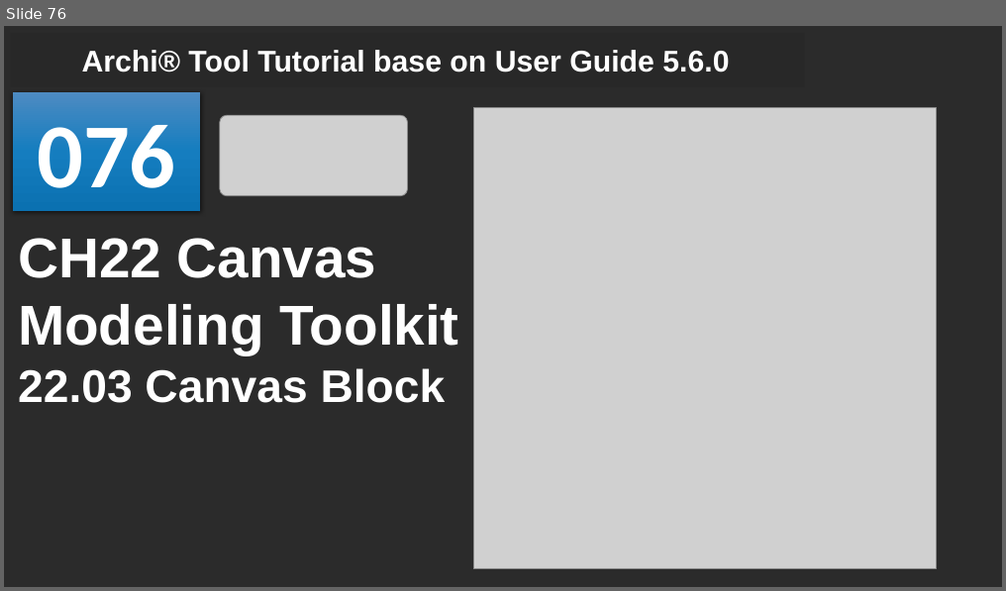
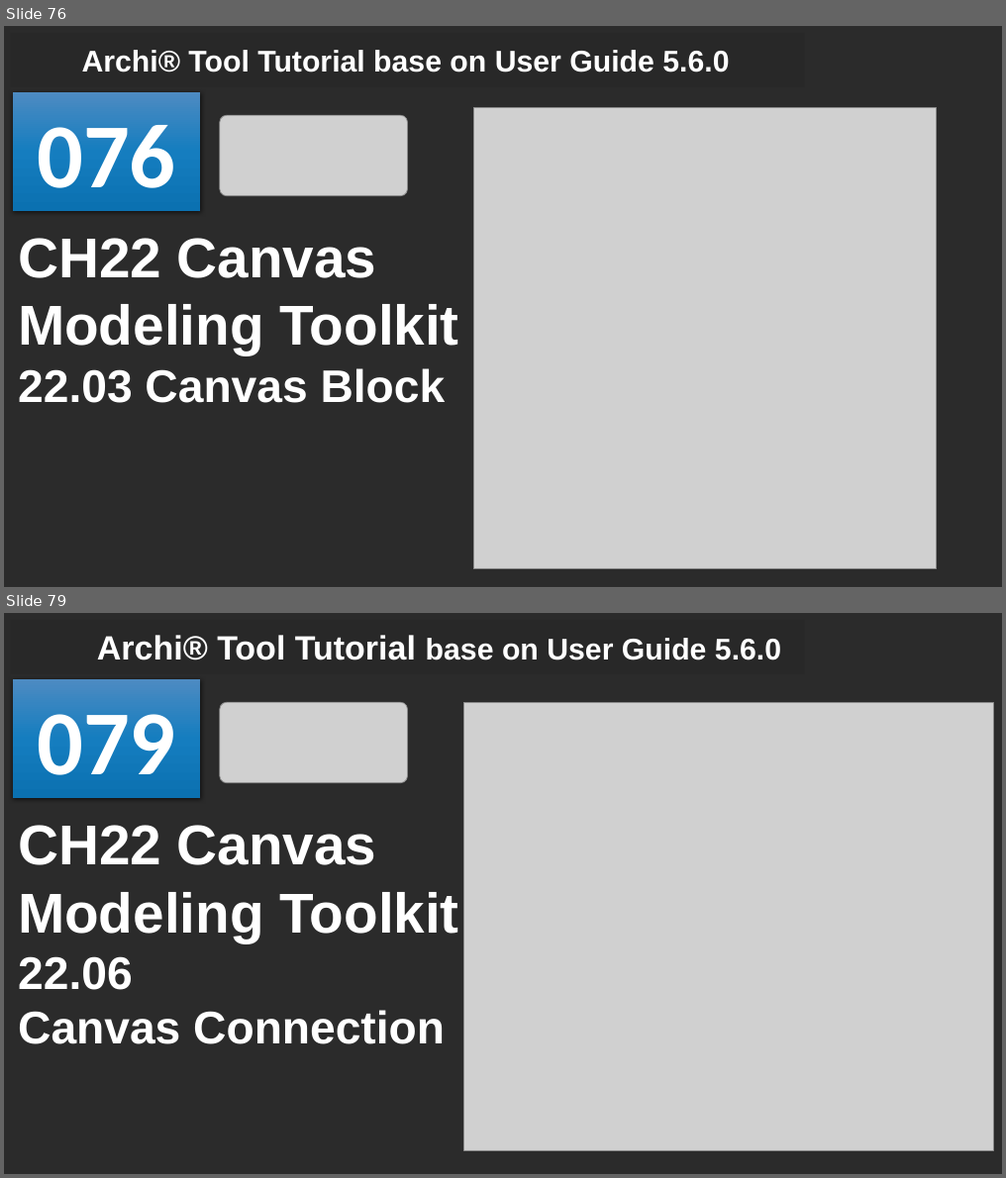
Before and after one commit to yasenstar/Archi_Tutorial, a slide deck: Archi_Tool_Tutorial_base_on_User_Guide.pptx. Shown one above the other, each under a label of ours: slide 76 before the commit, slides 76 and 79 after it; the slides between them are not shown. The pictures are 1006x591 and 1006x1178 pixels, drawn with LibreOffice and Linux fonts; fonts in the diff are those of the drawing; grey boxes stand for pictures; background and template pictures are left out; a plain dark background stands for a picture behind light text. Boxes give left, top, right and bottom in pixels: in the first picture for what was removed or moved away, otherwise in the second. Text is boxed around its words. In the diff, an @@ line names an element or a change of style, - is before the commit and + after.

```diff
--- a/Archi_Tool_Tutorial_base_on_User_Guide.pptx
+++ b/Archi_Tool_Tutorial_base_on_User_Guide.pptx
@@ slide 79 added at bbox=[4, 613, 1002, 1174], background picture (left out) @@
@@ title added at bbox=[97, 635, 781, 661], 28.8 pt, text #FFFFFF, bold @@
+Archi® Tool Tutorial base on User Guide 5.6.0
@@ rectangle added at bbox=[13, 679, 201, 798], fill gradient #4E8BC3 to #157EC0 to #0C71B1, 88 pt, text #FFFFFF, bold @@
+079
@@ picture added at bbox=[220, 702, 408, 783] @@
@@ picture added at bbox=[464, 702, 994, 1151] @@
@@ text added at bbox=[18, 825, 458, 1045], 54 pt, text #FFFFFF, bold @@
+CH22 Canvas Modeling Toolkit
+22.06
+Canvas Connection
```
Also in this commit, not shown: 1 slide changed, 3 other slides added, 3 other files.
